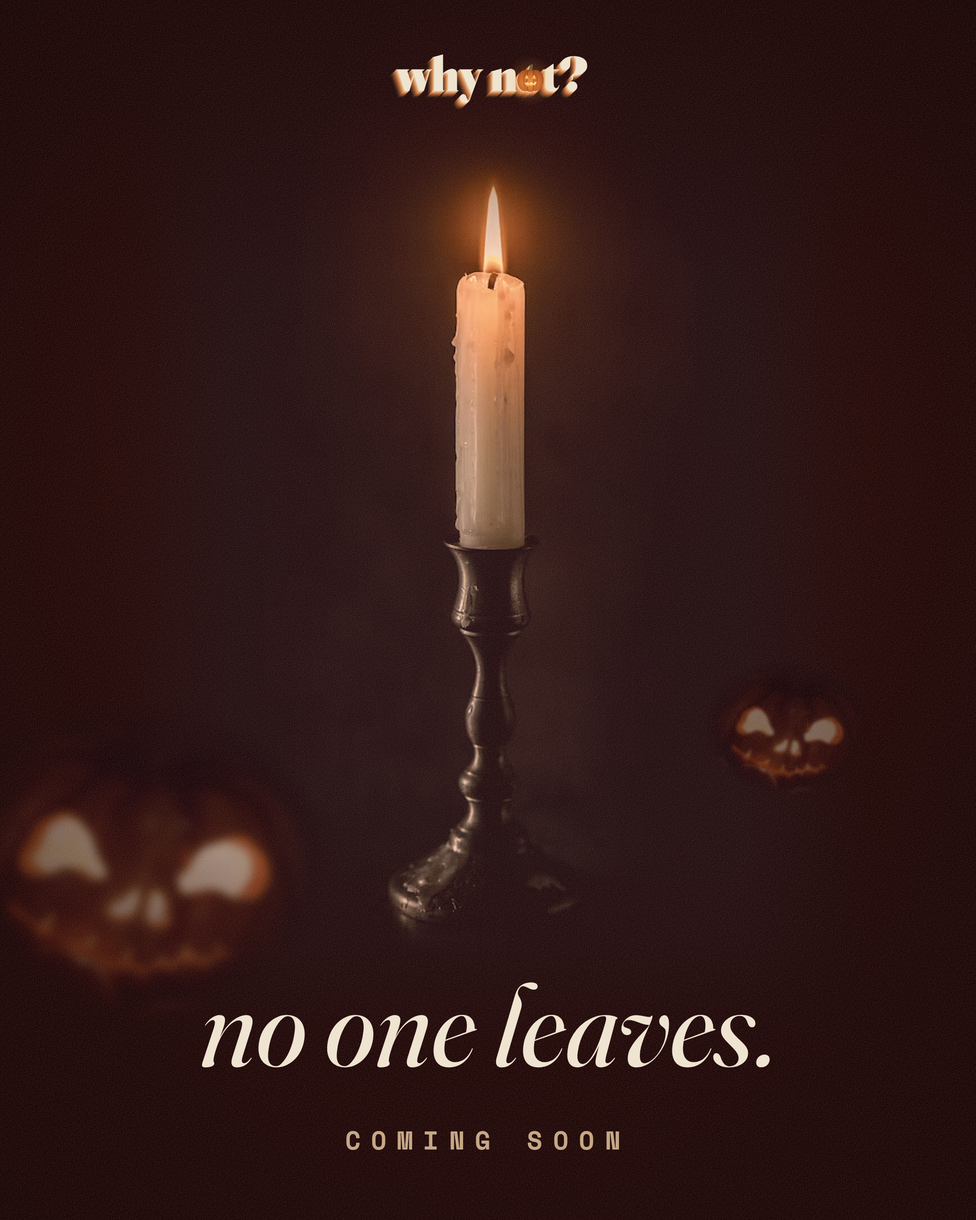
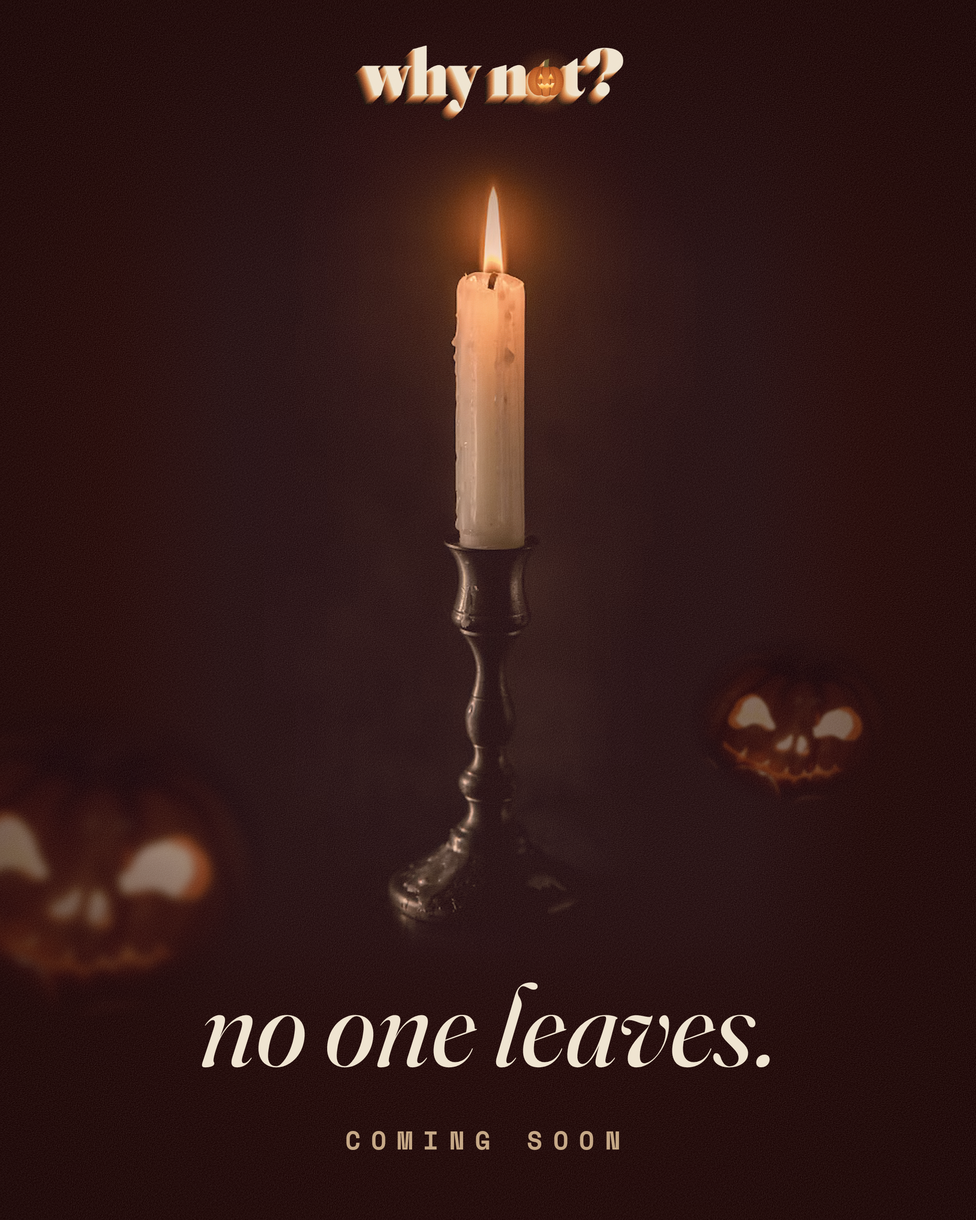
Before/after of a 976 × 1220 layered artwork. What changed in the layer stack:
painted on "Logo why not? Halloween" over [352, 45, 624, 122]
painted on "Abóbora perto (desfocada)" over [0, 710, 321, 1017]
painted on "Abóbora longe (no escuro)" over [692, 639, 886, 805]
